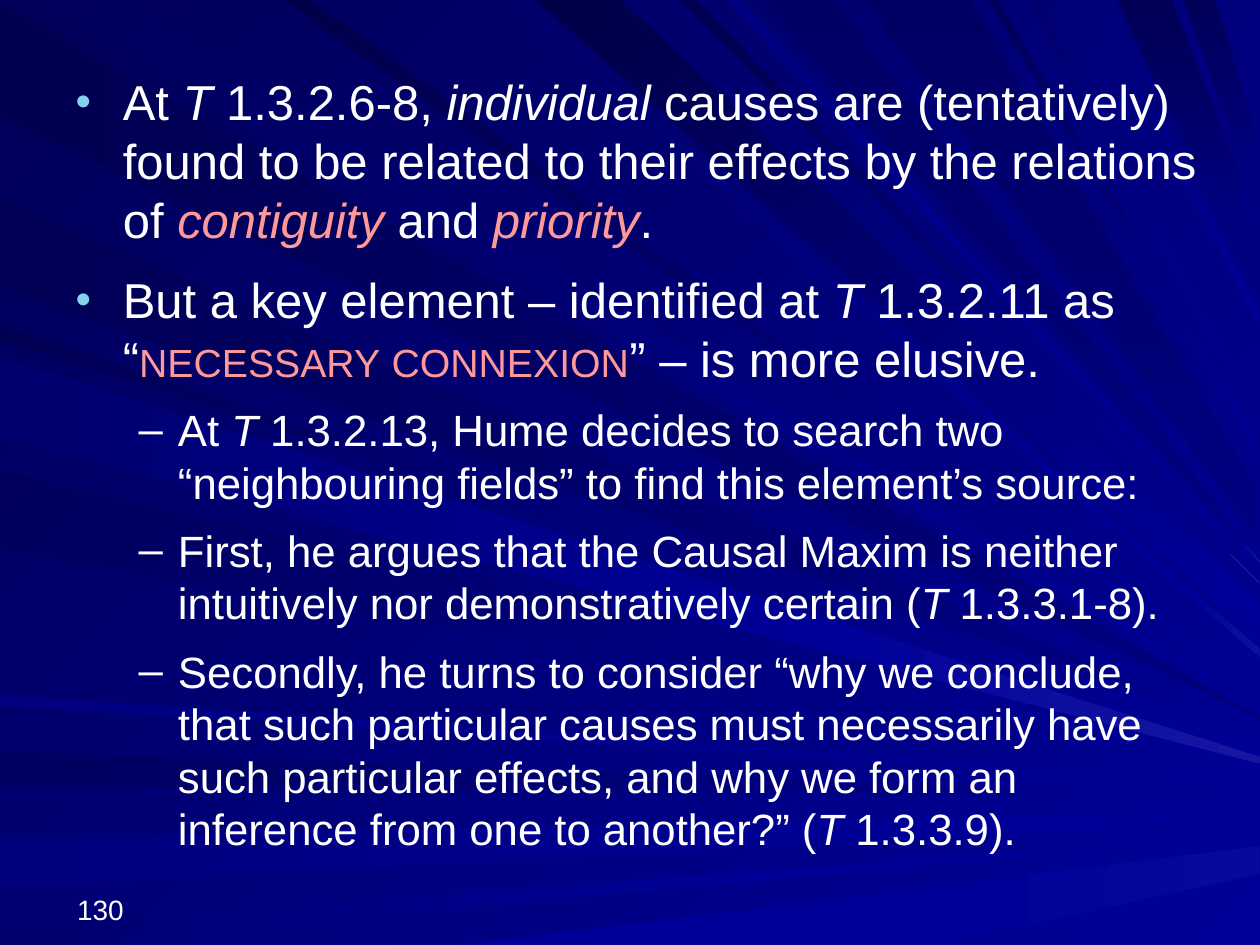
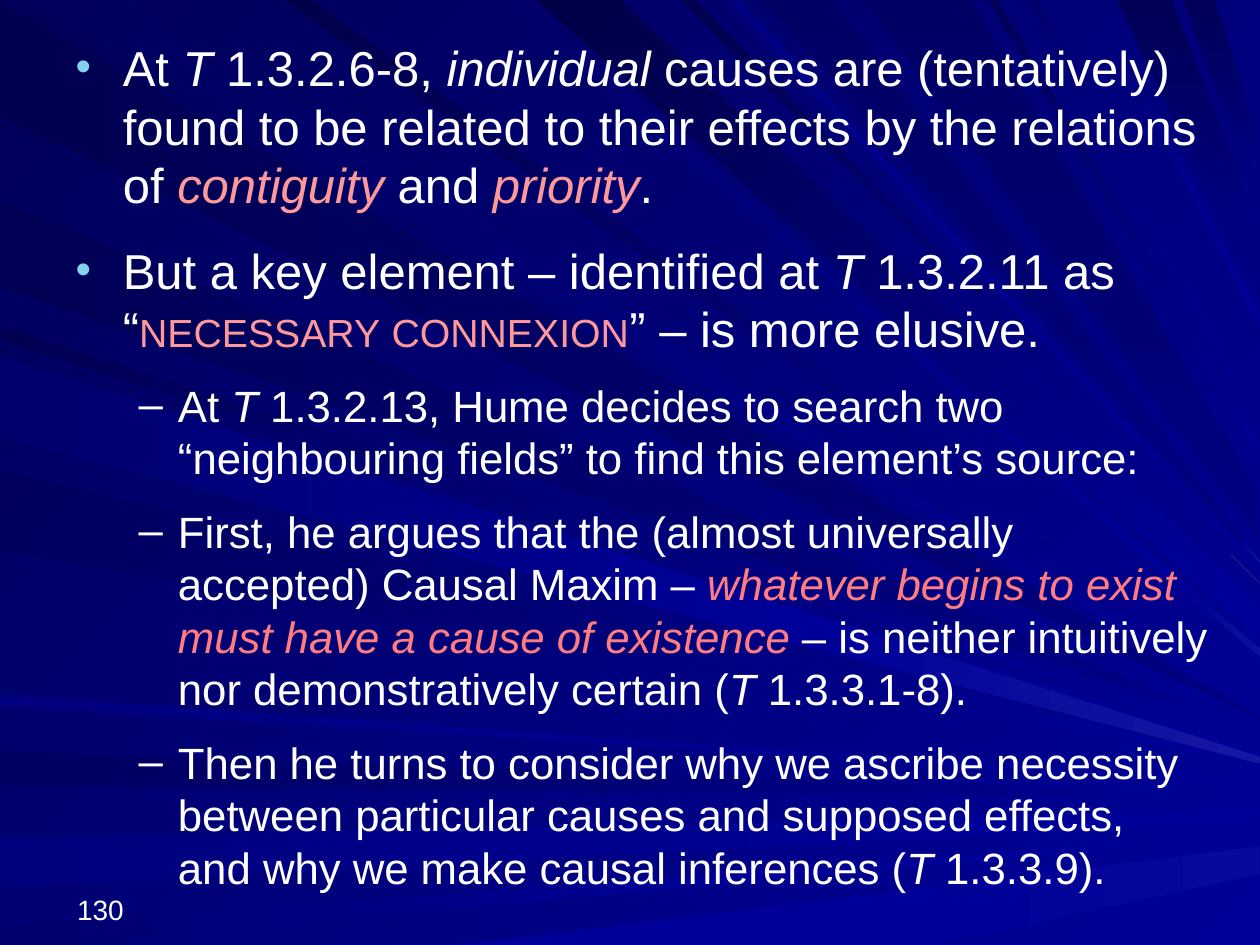
Before and after one commit to englishphilosophy/hume-texts-online, a slide deck: slide 130 of teaching/lectures/2025_Hume_MT_current.pptx. Drawn at 1260x945 pixels with LibreOffice and Linux fonts; fonts in the diff are those of the drawing. Boxes give left, top, right and bottom in pixels: in the first picture for what was removed or moved away, otherwise in the second. Text is boxed around its words. In the diff, an @@ line names an element or a change of style, - is before the commit and + after.

```diff
--- a/teaching/lectures/2025_Hume_MT_current.pptx
+++ b/teaching/lectures/2025_Hume_MT_current.pptx
@@ text "At T 1.3.2.6-8, individual causes ...": place and size @@
-text "At T 1.3.2.6-8, individual causes ..." at box(123, 84, 1196, 854)
+text "At T 1.3.2.6-8, individual causes ..." at box(123, 50, 1208, 893)
@@ text at box(123, 253, 1138, 483): more space between paragraphs @@
@@ text at box(178, 516, 1208, 893): text changed @@
-  – First, he argues that the Causal Maxim is neither intuitively nor demonstratively certain (T 1.3.3.1-8).
-  – Secondly, he turns to consider “why we conclude, that such particular causes must necessarily have such particular effects, and why we form an inference from one to another?” (T 1.3.3.9).
+  – First, he argues that the (almost universally accepted) Causal Maxim – whatever begins to exist must have a cause of existence – is neither intuitively nor demonstratively certain (T 1.3.3.1-8).
+  – Then he turns to consider why we ascribe necessity between particular causes and supposed effects, and why we make causal inferences (T 1.3.3.9).
```
Also in this commit, not shown: 14 other slides changed, 1 other file.
